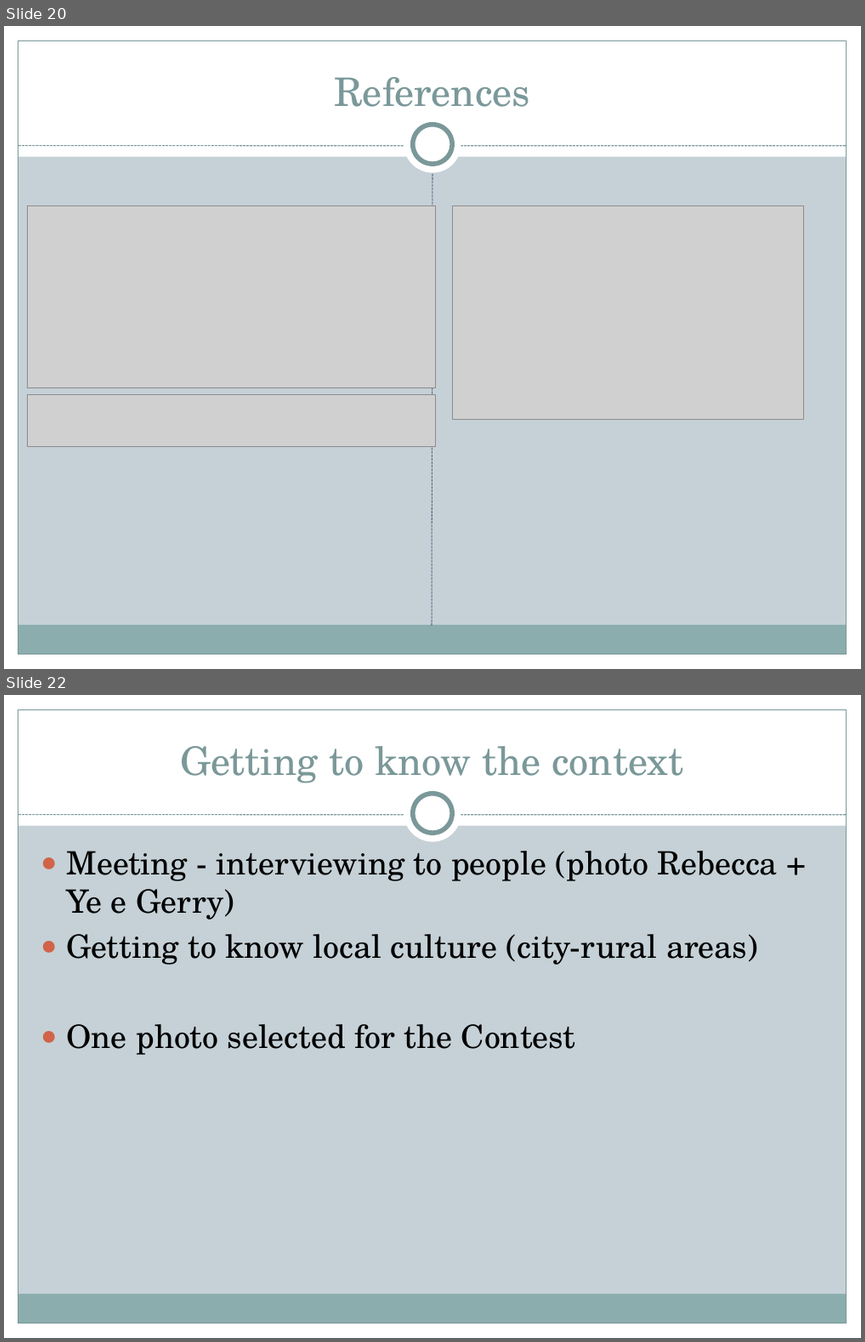
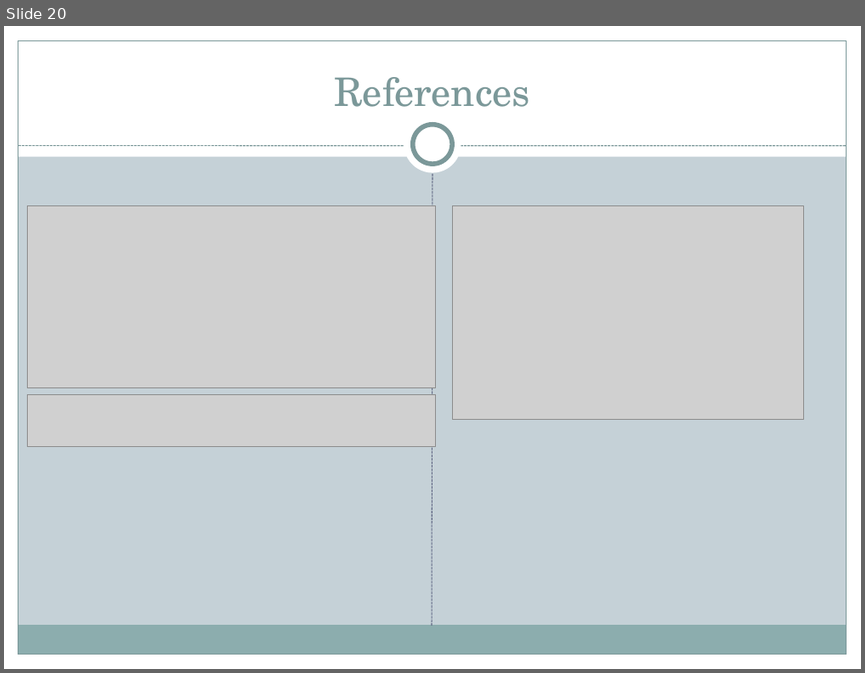
Before and after one commit to JusteRaimbault/MigrationDynamics, a slide deck: Docs/UrbanChina17/Communication/PRD_Agent_Based_Model_UCL.pptx. Shown one above the other, each under a label of ours: slides 20 and 22 before the commit, slide 20 after it; the slides between them are not shown. The pictures are 865x1342 and 865x673 pixels, drawn with LibreOffice and Linux fonts; fonts in the diff are those of the drawing; grey boxes stand for pictures; background and template pictures are left out. Boxes give left, top, right and bottom in pixels: in the first picture for what was removed or moved away, otherwise in the second. Text is boxed around its words. In the diff, an @@ line names an element or a change of style, - is before the commit and + after.

```diff
--- a/Docs/UrbanChina17/Communication/PRD_Agent_Based_Model_UCL.pptx
+++ b/Docs/UrbanChina17/Communication/PRD_Agent_Based_Model_UCL.pptx
@@ slide 22 removed at (x1=4, y1=695, x2=861, y2=1338), background #C5D1D7; not listed: 9 template elements that a slide beside it also shows @@
@@ title removed at (x1=181, y1=746, x2=683, y2=783) @@
-Getting to know the context
@@ text removed at (x1=66, y1=851, x2=778, y2=1055) @@
-● Meeting - interviewing to people (photo Rebecca + Ye e Gerry)
-● Getting to know local culture (city-rural areas)
-● One photo selected for the Contest
```
Also in this commit, not shown: 1 slide changed, 1 slide added, 7 other slides removed, 19 other files.
